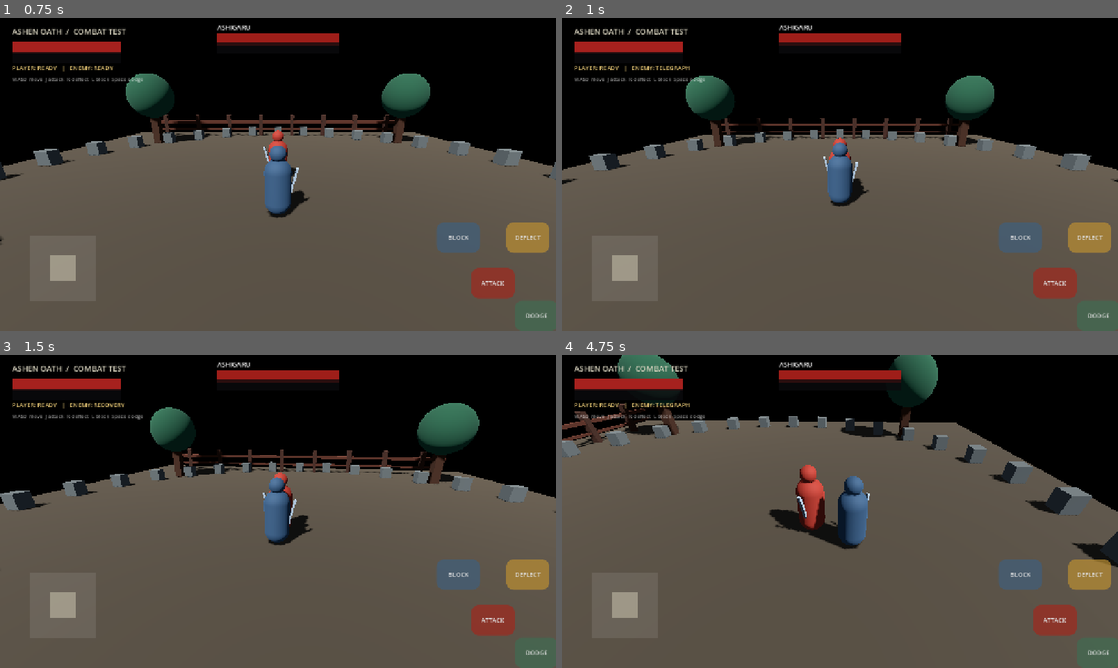
Above: before the commit, frames 1-4 (two rows, left to right).
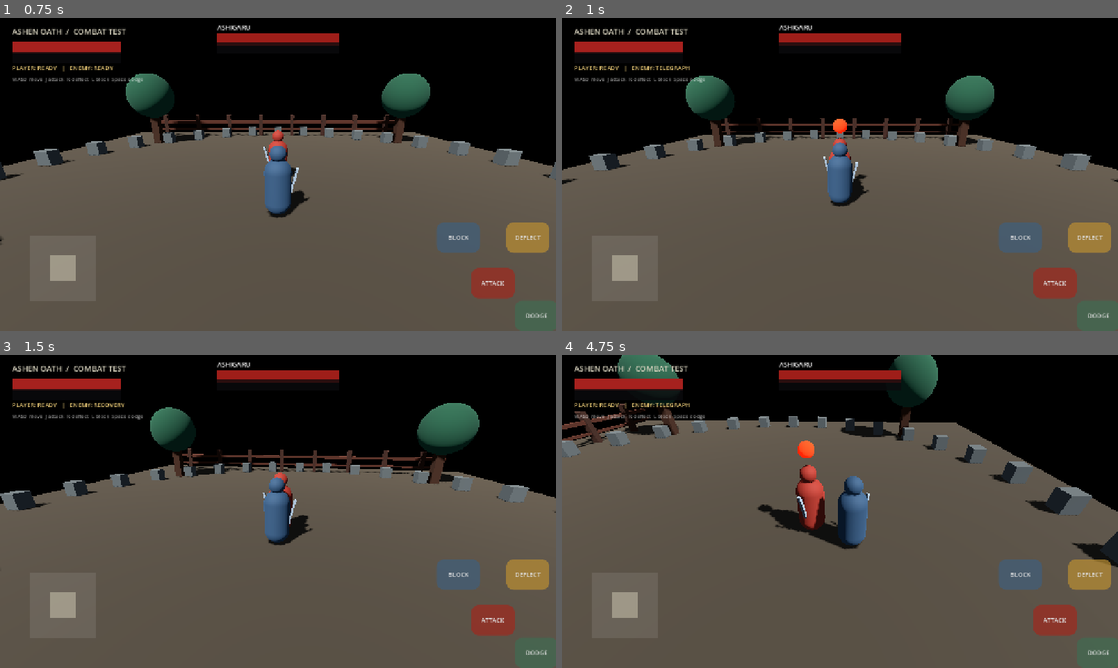
Above: after the commit, the same moments.

Repository: zahaopang-ship-it/Ashen-Oath-Godot
Game: Godot game, scene res://scenes/main.tscn
Two runs of this game, one before a commit and one after it. Both use one fixed random seed, a clock stepped at 60 frames per second and the inputs below.
Inputs (mouse positions are in pixels of both pictures, inside the frame that each line leads up to):
- Up to frame 1 (0.75 s): tap Enter at 0.5 s; move the mouse to (250, 237) at 0.52 s; hold W from 0.53 s (still down); tap Space at 0.6 s; click (250, 237) at 0.67 s
- Up to frame 2 (1 s): keep holding W; tap Space at 0.77 s
- Up to frame 3 (1.5 s): tap Space at 1.07 s; release W at 1.25 s; drag from (444, 558) to (250, 574) at 1.27 s
- Up to frame 4 (4.75 s): move the mouse to (673, 464) at 2.02 s; hold A 2.03-2.75 s; tap K at 2.1 s; tap Space at 2.3, 3.6, 3.77, 4.07 s; drag from (867, 511) to (673, 464) at 2.77 s; move the mouse to (756, 433) at 3.52 s; hold S 3.53-4.25 s; drag from (962, 495) to (756, 433) at 4.27 s

Frame 1 is identical in both runs. In frame 2, 0.1% of the frame differs, in the area x 48-55%, y 32-52%; in frame 3, 0.1%; in frame 4, 0.2%, in the area x 35-46%, y 27-51%.

Commit message:
Add enemy telegraph and combat impact feedback

Diff:
--- a/project/scripts/fighter.gd
+++ b/project/scripts/fighter.gd
@@ -1,5 +1,6 @@
 extends CharacterBody3D
 signal telegraph_started(kind: String)
+signal attack_phase_changed(phase: String)
 signal attack_hit(target: Node)
 signal posture_broken
 signal died
@@ -74,13 +75,16 @@
 	attack_timer -= delta
 	if state == CombatState.WINDUP and attack_timer <= 0.0:
 		state = CombatState.ACTIVE
+		attack_phase_changed.emit("active")
 		attack_timer = ACTIVE_TIME
 		_resolve_attack_hit()
 	elif state == CombatState.ACTIVE and attack_timer <= 0.0:
 		state = CombatState.RECOVERY
+		attack_phase_changed.emit("recovery")
 		attack_timer = RECOVERY_TIME
 	elif state == CombatState.RECOVERY and attack_timer <= 0.0:
 		state = CombatState.FREE
+		attack_phase_changed.emit("finished")
 
 func _player_update(delta: float) -> void:
 	if state != CombatState.FREE:
@@ -135,6 +139,7 @@
 	state = CombatState.WINDUP
 	attack_timer = WINDUP_TIME
 	telegraph_started.emit(kind)
+	attack_phase_changed.emit("windup")
 	return true
 
 func _resolve_attack_hit() -> void:
@@ -179,6 +184,7 @@
 	posture = clampf(posture, 0.0, max_posture)
 	if posture >= max_posture and state != CombatState.POSTURE_BROKEN:
 		state = CombatState.POSTURE_BROKEN
+		attack_phase_changed.emit("interrupted")
 		posture_break_timer = POSTURE_BREAK_TIME
 		is_blocking = false
 		deflect_timer = 0.0
@@ -188,6 +194,7 @@
 func _die() -> void:
 	is_dead = true
 	state = CombatState.DEAD
+	attack_phase_changed.emit("finished")
 	is_blocking = false
 	velocity = Vector3.ZERO
 	died.emit()
@@ -217,6 +224,7 @@
 	if is_dead or state != CombatState.FREE or is_dodging:
 		return
 	dodge_timer = 0.38
+	is_dodging = true
 	var dir := global_transform.basis.x * input_move.x + (-global_transform.basis.z) * -input_move.y
 	if dir.length() < 0.1:
 		dir = -global_transform.basis.z
--- a/project/scripts/main.gd
+++ b/project/scripts/main.gd
@@ -7,6 +7,9 @@
 var arena_radius := 13.0
 var camera_yaw := 0.0
 var camera_pitch := -0.22
+var camera_impulse := 0.0
+var telegraph_marker: MeshInstance3D
+var telegraph_phase := 0.0
 
 func _ready() -> void:
 	_setup_world()
@@ -14,6 +17,10 @@
 	enemy = _make_fighter("Ashigaru", Vector3(0, 0, -3), false)
 	player.target = enemy
 	enemy.target = player
+	enemy.attack_phase_changed.connect(_on_enemy_attack_phase)
+	enemy.attack_hit.connect(_on_enemy_attack_hit)
+	player.attack_hit.connect(_on_player_attack_hit)
+	_create_telegraph_marker()
 	camera = Camera3D.new()
 	camera.name = "CombatCamera"
 	camera.current = true
@@ -101,12 +108,48 @@
 	body.add_child(blade)
 	return body
 
+func _create_telegraph_marker() -> void:
+	telegraph_marker = MeshInstance3D.new()
+	telegraph_marker.name = "EnemyAttackTelegraph"
+	var orb := SphereMesh.new()
+	orb.radius = 0.22
+	orb.height = 0.44
+	telegraph_marker.mesh = orb
+	var material := StandardMaterial3D.new()
+	material.albedo_color = Color(1.0, 0.16, 0.055)
+	material.emission_enabled = true
+	material.emission = Color(1.0, 0.055, 0.015)
+	material.emission_energy_multiplier = 2.2
+	telegraph_marker.material_override = material
+	telegraph_marker.position = Vector3(0, 2.65, 0)
+	telegraph_marker.visible = false
+	enemy.add_child(telegraph_marker)
+
+func _on_enemy_attack_phase(phase: String) -> void:
+	if not is_instance_valid(telegraph_marker):
+		return
+	telegraph_marker.visible = phase == "windup"
+	if phase == "windup":
+		telegraph_phase = 0.0
+
+func _on_enemy_attack_hit(_target: Node) -> void:
+	camera_impulse = maxf(camera_impulse, 0.22)
+
+func _on_player_attack_hit(_target: Node) -> void:
+	camera_impulse = maxf(camera_impulse, 0.13)
+
 func _process(delta: float) -> void:
 	if not is_instance_valid(player) or not is_instance_valid(enemy):
 		return
 	var focus := player.global_position.lerp(enemy.global_position, 0.28)
 	var desired := focus + Vector3(sin(camera_yaw) * 7.0, 4.2 + camera_pitch * 3.0, cos(camera_yaw) * 7.0)
-	camera.global_position = camera.global_position.lerp(desired, 1.0 - exp(-5.0 * delta))
+	camera_impulse = move_toward(camera_impulse, 0.0, delta * 0.9)
+	telegraph_phase += delta
+	var shake := Vector3(sin(telegraph_phase * 53.0), cos(telegraph_phase * 67.0), 0.0) * camera_impulse
+	camera.global_position = camera.global_position.lerp(desired + shake, 1.0 - exp(-5.0 * delta))
+	if is_instance_valid(telegraph_marker) and telegraph_marker.visible:
+		var pulse := 1.0 + 0.22 * sin(telegraph_phase * 15.0)
+		telegraph_marker.scale = Vector3.ONE * pulse
 	camera.look_at(focus + Vector3(0, 1.0, 0), Vector3.UP)
 
 func _unhandled_input(event: InputEvent) -> void:
--- a/project/tests/combat_smoke_test.gd
+++ b/project/tests/combat_smoke_test.gd
@@ -60,7 +60,17 @@
 	striker.call("_resolve_attack_hit")
 	_check(is_equal_approx(victim.vitality, health_after), "one attack cannot hit same target twice")
 
-	print("Combat tests: ", 16 - failures.size(), "/16 passed")
+	var doomed := _new_fighter("Doomed", Vector3.ZERO)
+	doomed.receive_strike(150.0, 0.0, attacker)
+	_check(doomed.is_dead and doomed.state == 5, "lethal strike enters terminal dead state")
+	_check(not doomed.begin_deflect(), "dead fighter cannot deflect")
+
+	var dodger := _new_fighter("Dodger", Vector3.ZERO)
+	dodger.dodge()
+	_check(dodger.is_dodging, "dodge grants an active evasion window")
+	_check(dodger.receive_strike(20.0, 20.0, attacker) == "evaded", "dodge window evades incoming strike")
+
+	print("Combat tests: ", 21 - failures.size(), "/21 passed")
 	if not failures.is_empty():
 		quit(1)
 	else:
Not shown, changed: DEVELOPMENT_PLAN.md
